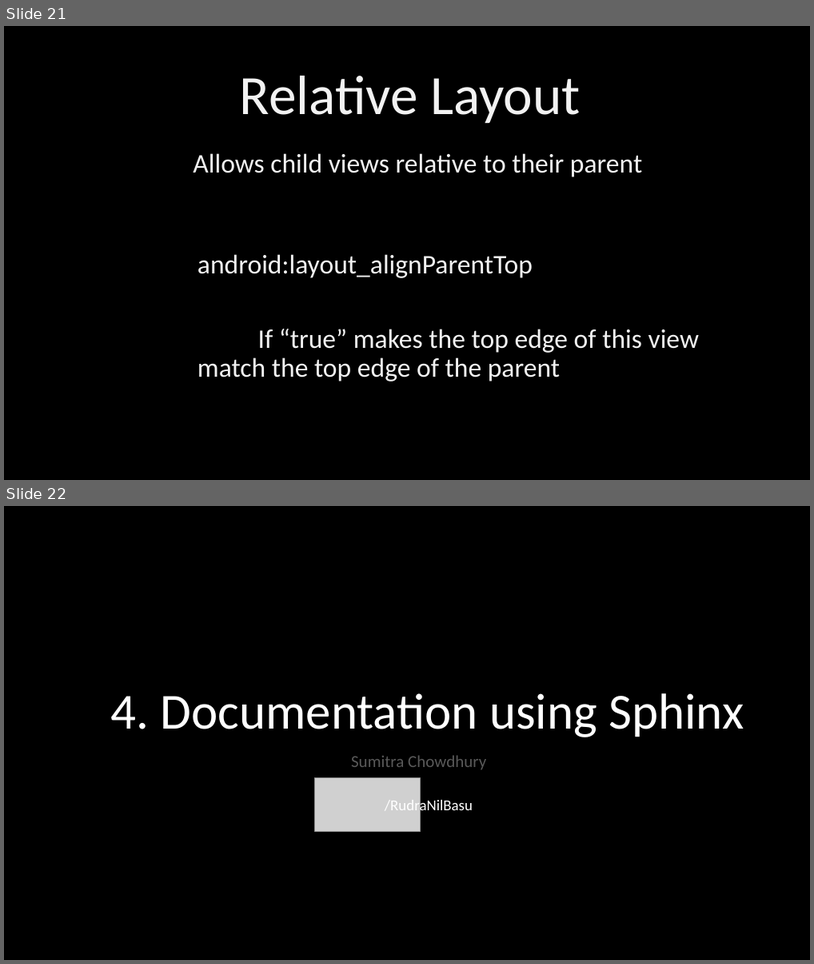
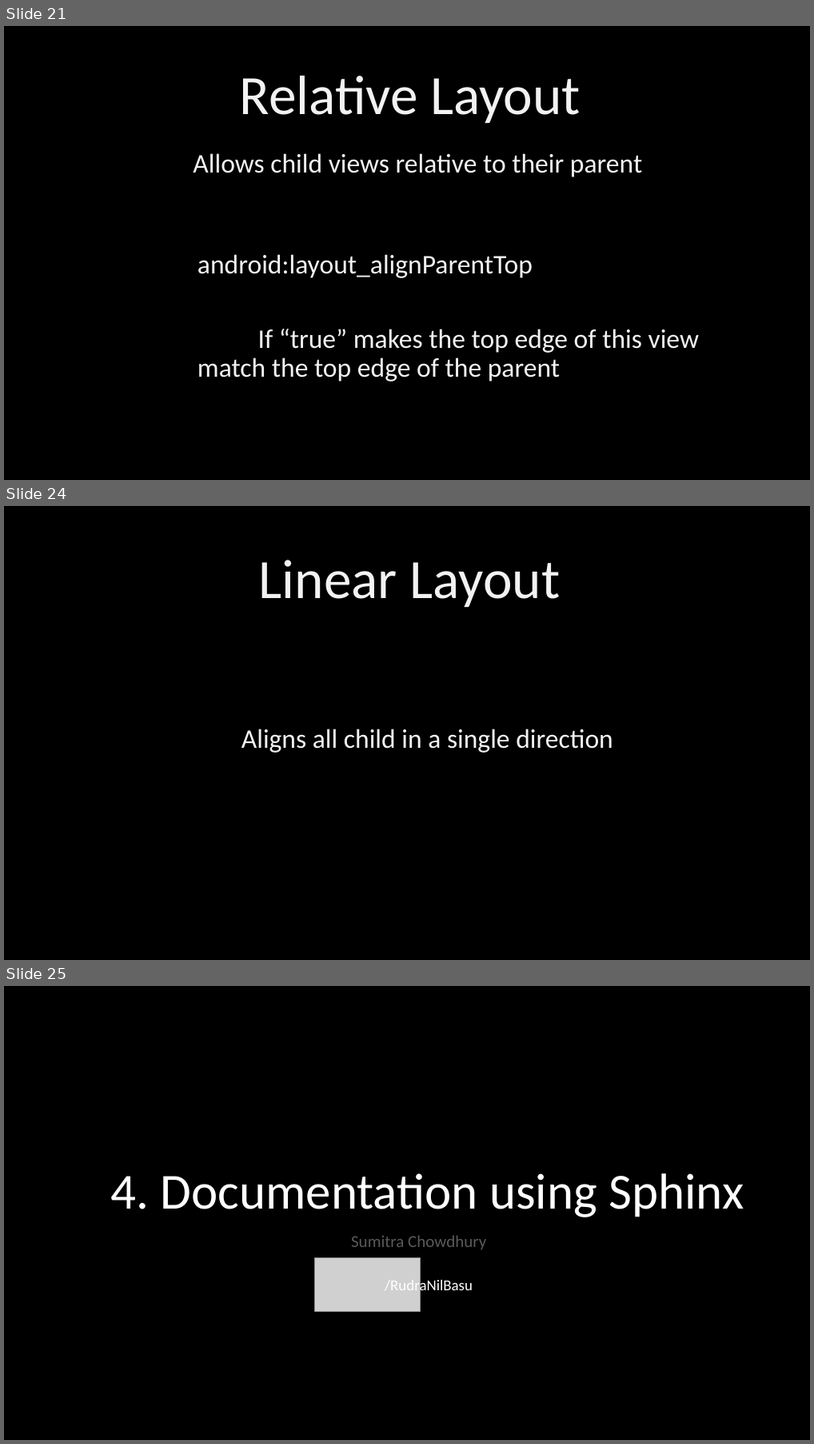
Before and after one commit to PhoenixRRDS/Presentation, a slide deck: The design and development of AIRYL.pptx. Shown one above the other, each under a label of ours: slides 21 and 22 before the commit, slides 21, 24 and 25 after it; the slides between them are not shown. The pictures are 814x964 and 814x1444 pixels, drawn with LibreOffice and Linux fonts; fonts in the diff are those of the drawing; grey boxes stand for pictures. Boxes give left, top, right and bottom in pixels: in the first picture for what was removed or moved away, otherwise in the second. Text is boxed around its words. In the diff, an @@ line names an element or a change of style, - is before the commit and + after.

Commit message:
Linear Layout

```diff
--- a/The design and development of AIRYL.pptx
+++ b/The design and development of AIRYL.pptx
@@ slide 24 added at (4,506,810,960), background #000000 @@
@@ text added at (259,560,561,608), 66 pt, text #F2F2F2 @@
+Linear Layout
@@ text added at (242,728,614,752), 32 pt, text #F2F2F2 @@
+Aligns all child in a single direction
@@ what was slide 22 is now slide 25 @@
```
Also in this commit, not shown: 2 other slides added.
